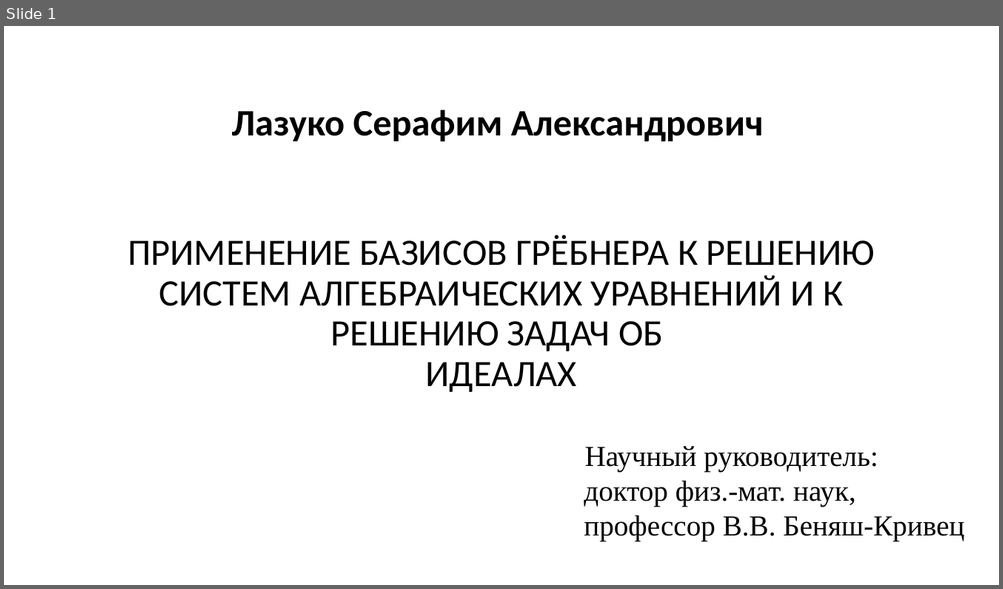
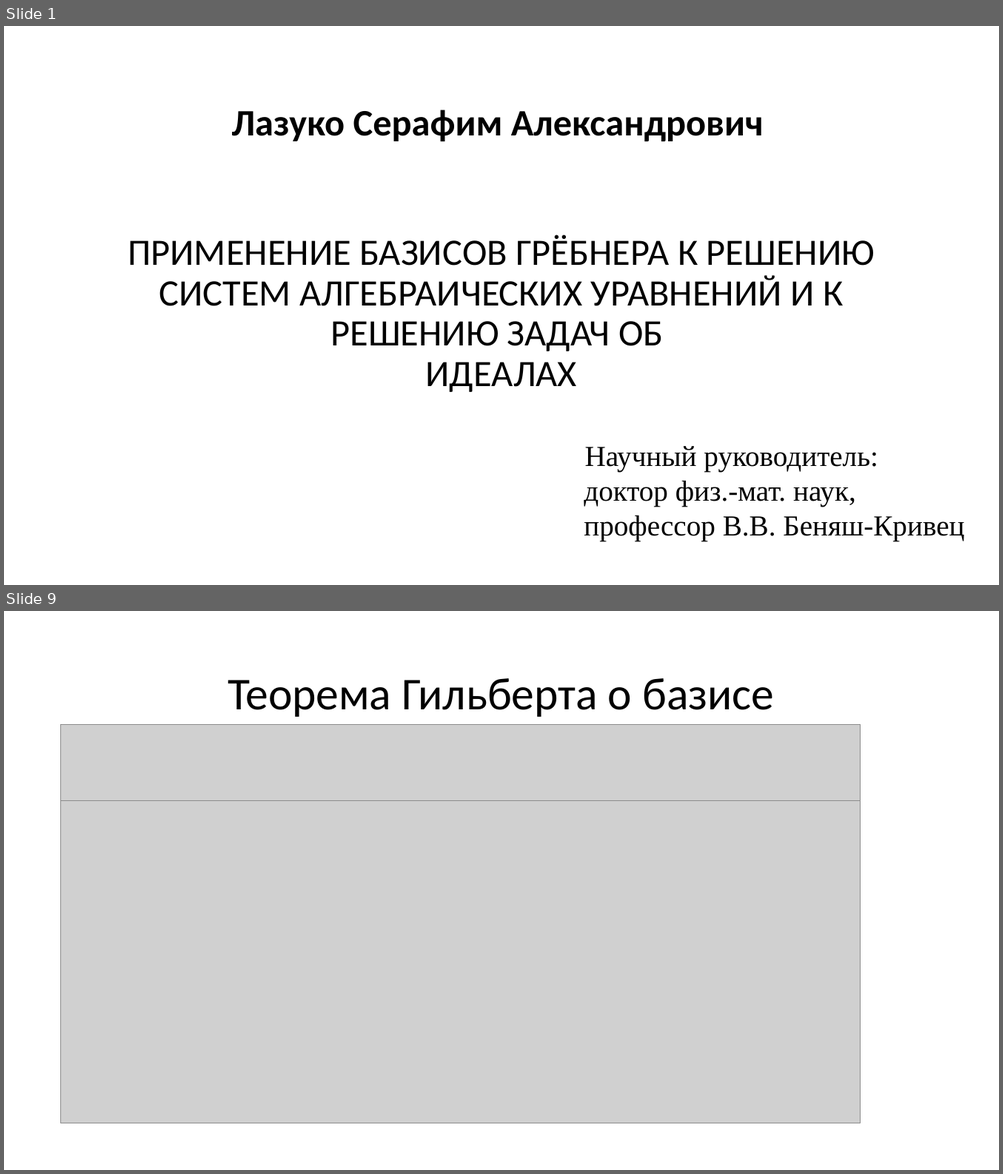
Before and after one commit to SerafimLazuko/Diploma, a slide deck: Diplom_lazuko.pptx. Shown one above the other, each under a label of ours: slide 1 before the commit, slides 1 and 9 after it; the slides between them are not shown. The pictures are 1003x589 and 1003x1174 pixels, drawn with LibreOffice and Linux fonts; fonts in the diff are those of the drawing; grey boxes stand for pictures. Boxes give left, top, right and bottom in pixels: in the first picture for what was removed or moved away, otherwise in the second. Text is boxed around its words. In the diff, an @@ line names an element or a change of style, - is before the commit and + after.

```diff
--- a/Diplom_lazuko.pptx
+++ b/Diplom_lazuko.pptx
@@ slide 9 added at box(4, 611, 999, 1170), background #FFFFFF @@
@@ title added at box(227, 678, 774, 717), 44 pt, text #000000 @@
+Теорема Гильберта о базисе
@@ picture added at box(61, 724, 860, 819) @@
@@ picture added at box(61, 800, 860, 1124) @@
```
Also in this commit, not shown: 1 slide changed, 11 other slides added, 5 slides removed, 1 other file.
